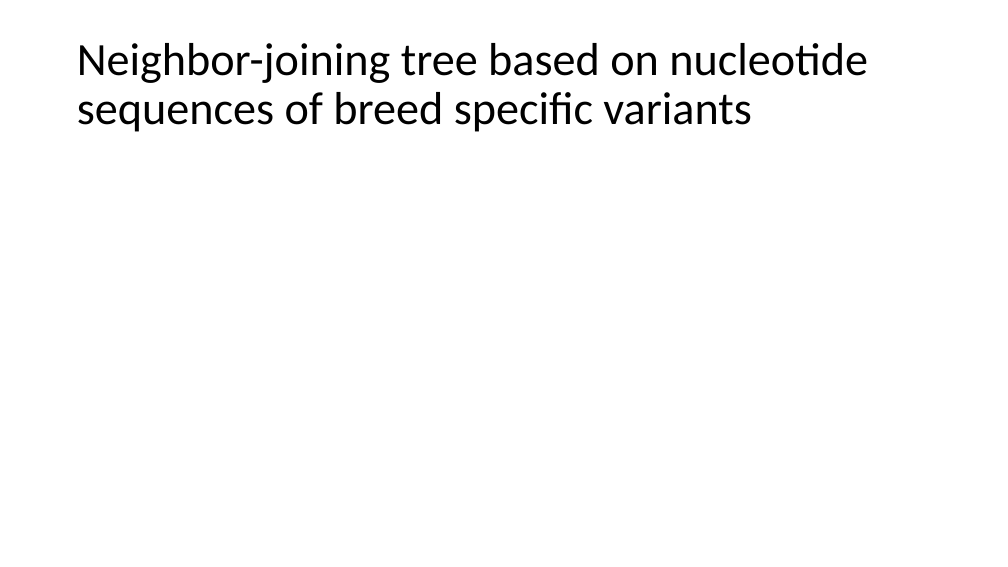
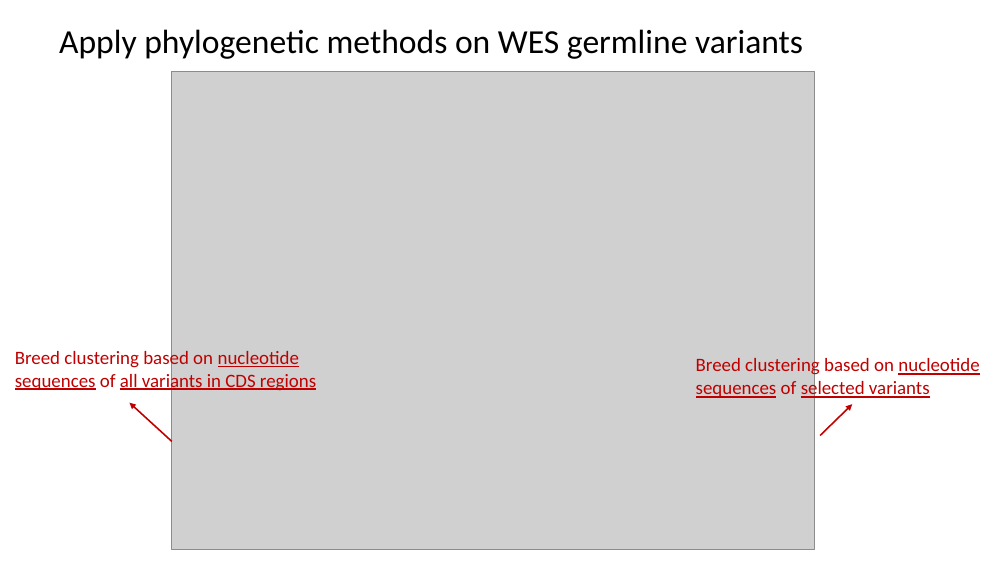
Before and after one commit to JingxuanChen7/canine_tumor_wes, a slide deck: slide 8 of doc/LabMeeting120123.pptx (slide 7 before the commit). Drawn at 1008x567 pixels with LibreOffice and Linux fonts; fonts in the diff are those of the drawing; grey boxes stand for pictures. Boxes give left, top, right and bottom in pixels: in the first picture for what was removed or moved away, otherwise in the second. Text is boxed around its words. In the diff, an @@ line names an element or a change of style, - is before the commit and + after.

```diff
--- a/doc/LabMeeting120123.pptx
+++ b/doc/LabMeeting120123.pptx
@@ title at bbox=[59, 29, 803, 59]: text changed; size 44 to 32 pt @@
-Neighbor-joining tree based on nucleotide sequences of breed specific variants
+Apply phylogenetic methods on WES germline variants
@@ picture added at bbox=[172, 71, 814, 549] @@
@@ text added at bbox=[15, 349, 316, 392], 18 pt, text #C00000, underline @@
+Breed clustering based on nucleotide sequences of all variants in CDS regions
@@ text added at bbox=[696, 356, 979, 400], 18 pt, text #C00000, underline @@
+Breed clustering based on nucleotide sequences of selected variants
@@ arrow added from (172, 442) to (129, 403), #C00000 1.5 pt @@
@@ arrow added from (820, 436) to (852, 405), #C00000 1.5 pt @@
```
Also in this commit, not shown: 5 other slides changed, 2 slides added, 5 other files.
